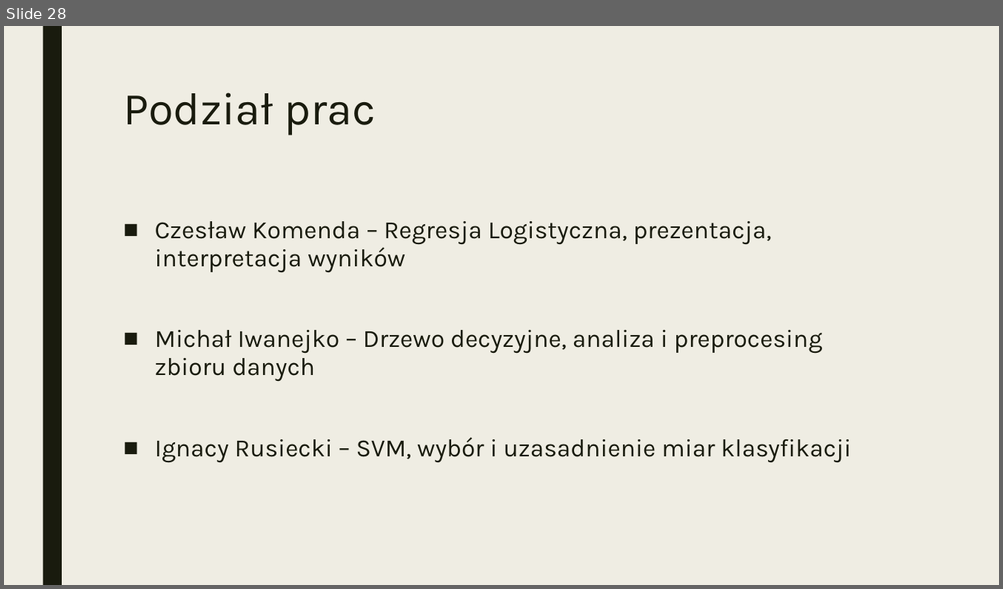
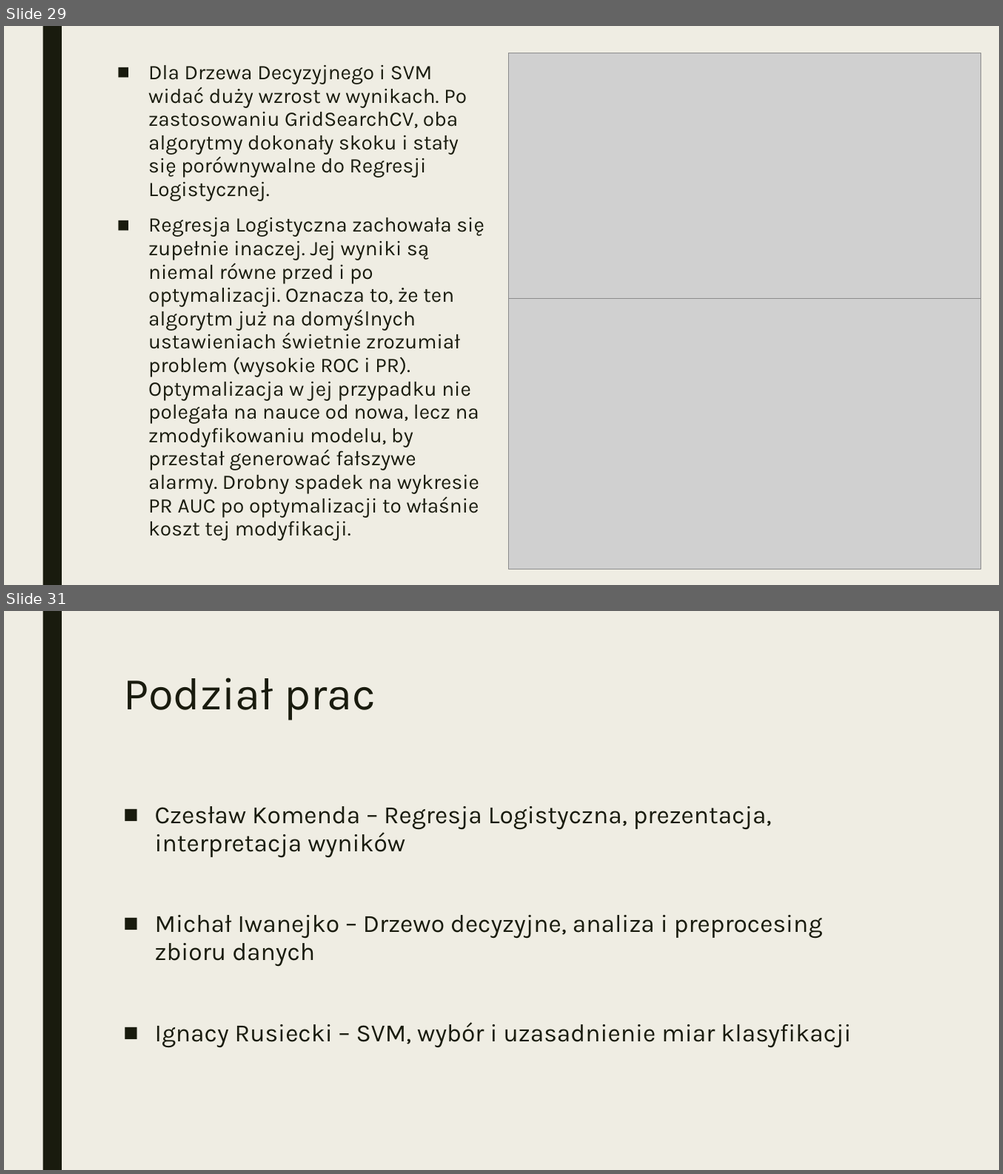
Before and after one commit to Zajecia-na-PWr-LR/lista-4-projekt-grupowy-2, a slide deck: Stroke.pptx. Shown one above the other, each under a label of ours: slide 28 before the commit, slides 29 and 31 after it; the slides between them are not shown. The pictures are 1003x589 and 1003x1174 pixels, drawn with LibreOffice and Linux fonts; fonts in the diff are those of the drawing; grey boxes stand for pictures. Boxes give left, top, right and bottom in pixels: in the first picture for what was removed or moved away, otherwise in the second. Text is boxed around its words. In the diff, an @@ line names an element or a change of style, - is before the commit and + after.

```diff
--- a/Stroke.pptx
+++ b/Stroke.pptx
@@ slide 29 added at (4, 26, 999, 585), background #EFEDE3; not listed: 1 template element that a slide beside it also shows @@
@@ text added at (148, 64, 484, 541), 20 pt, text #191B0E @@
+■ Dla Drzewa Decyzyjnego i SVM widać duży wzrost w wynikach. Po zastosowaniu GridSearchCV, oba algorytmy dokonały skoku i stały się porównywalne do Regresji Logistycznej.
+■ Regresja Logistyczna zachowała się zupełnie inaczej. Jej wyniki są niemal równe przed i po optymalizacji. Oznacza to, że ten algorytm już na domyślnych ustawieniach świetnie zrozumiał problem (wysokie ROC i PR). Optymalizacja w jej przypadku nie polegała na nauce od nowa, lecz na zmodyfikowaniu modelu, by przestał generować fałszywe alarmy. Drobny spadek na wykresie PR AUC po optymalizacji to właśnie koszt tej modyfikacji.
@@ picture added at (509, 53, 981, 317) @@
@@ picture added at (509, 299, 981, 570) @@
@@ what was slide 28 is now slide 31 @@
```
Also in this commit, not shown: 1 slide changed, 2 other slides added.
